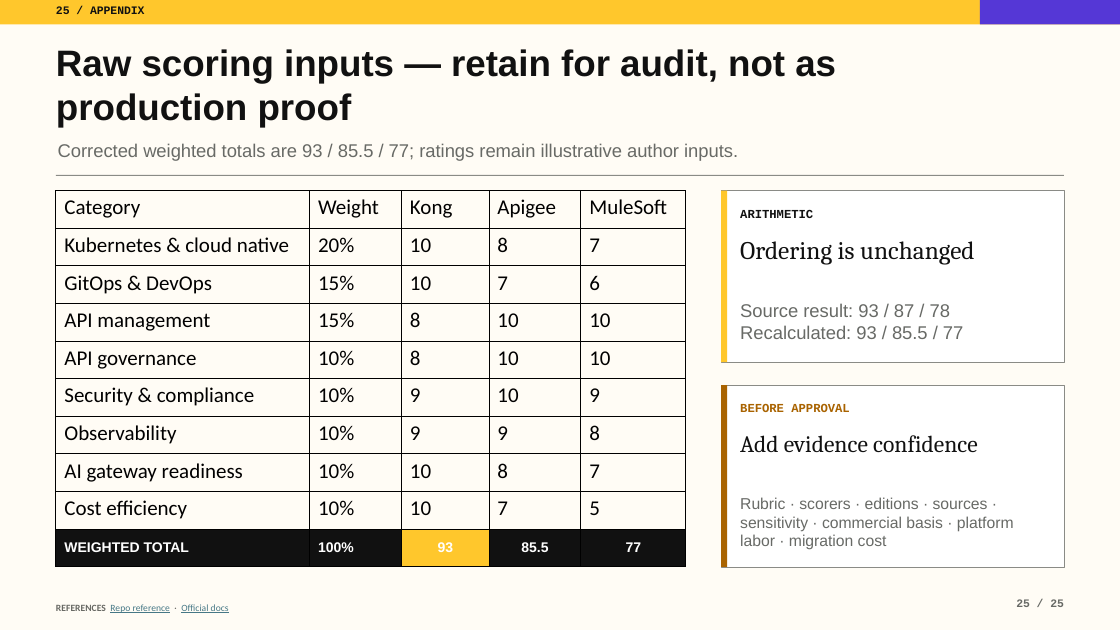
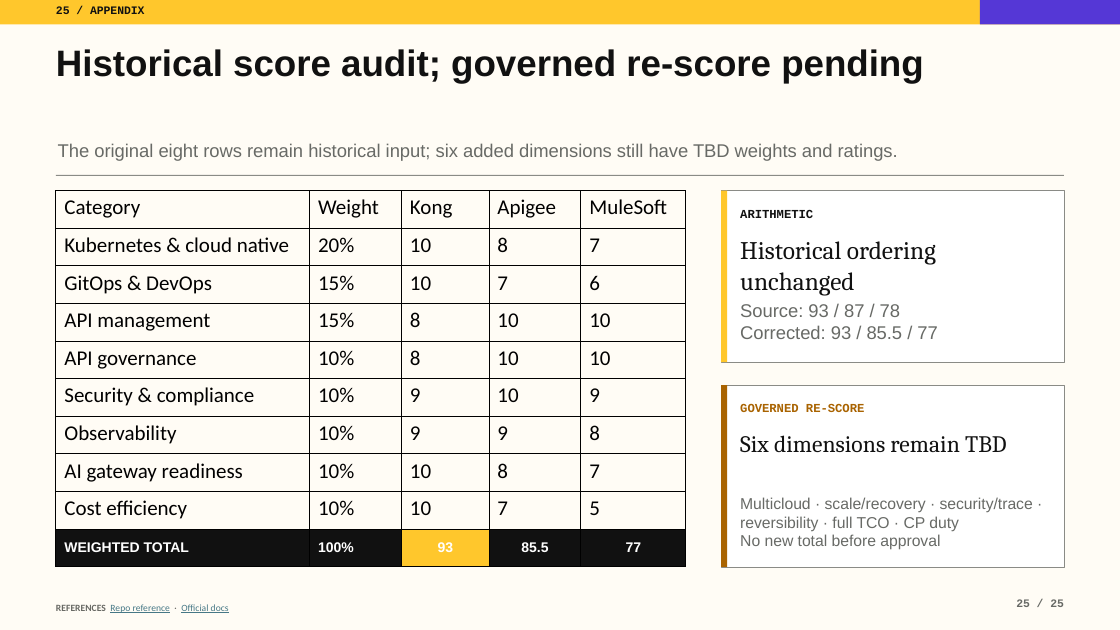
Before and after one commit to tomqwu/apim, a slide deck: slide 25 of presentations/kong-platform-journey-guided.pptx. Drawn at 1120x630 pixels with LibreOffice and Linux fonts; fonts in the diff are those of the drawing. Boxes give left, top, right and bottom in pixels: in the first picture for what was removed or moved away, otherwise in the second. Text is boxed around its words. In the diff, an @@ line names an element or a change of style, - is before the commit and + after.

Commit message:
Expand Kong evaluation assurance and migration evidence (#15)

```diff
--- a/presentations/kong-platform-journey-guided.pptx
+++ b/presentations/kong-platform-journey-guided.pptx
@@ text at <box>56,49,924,83</box>: text changed @@
-Raw scoring inputs — retain for audit, not as production proof
+Historical score audit; governed re-score pending
@@ text at <box>58,143,898,161</box>: text changed @@
-Corrected weighted totals are 93 / 85.5 / 77; ratings remain illustrative author inputs.
+The original eight rows remain historical input; six added dimensions still have TBD weights and ratings.
@@ text at <box>740,241,936,296</box>: text changed @@
-Ordering is unchanged
+Historical ordering unchanged
@@ text at <box>740,304,937,339</box>: text changed @@
-Source result: 93 / 87 / 78
-Recalculated: 93 / 85.5 / 77
+Source: 93 / 87 / 78
+Corrected: 93 / 85.5 / 77
@@ text at <box>740,404,864,412</box>: text changed @@
-BEFORE APPROVAL
+GOVERNED RE-SCORE
@@ text at <box>740,435,1007,452</box>: text changed @@
-Add evidence confidence
+Six dimensions remain TBD
@@ text at <box>740,497,1033,550</box>: text changed @@
-Rubric · scorers · editions · sources · sensitivity · commercial basis · platform labor · migration cost
+Multicloud · scale/recovery · security/trace · reversibility · full TCO · CP duty
+No new total before approval
```
Also in this commit, not shown: 9 other slides changed, 22 other files.
